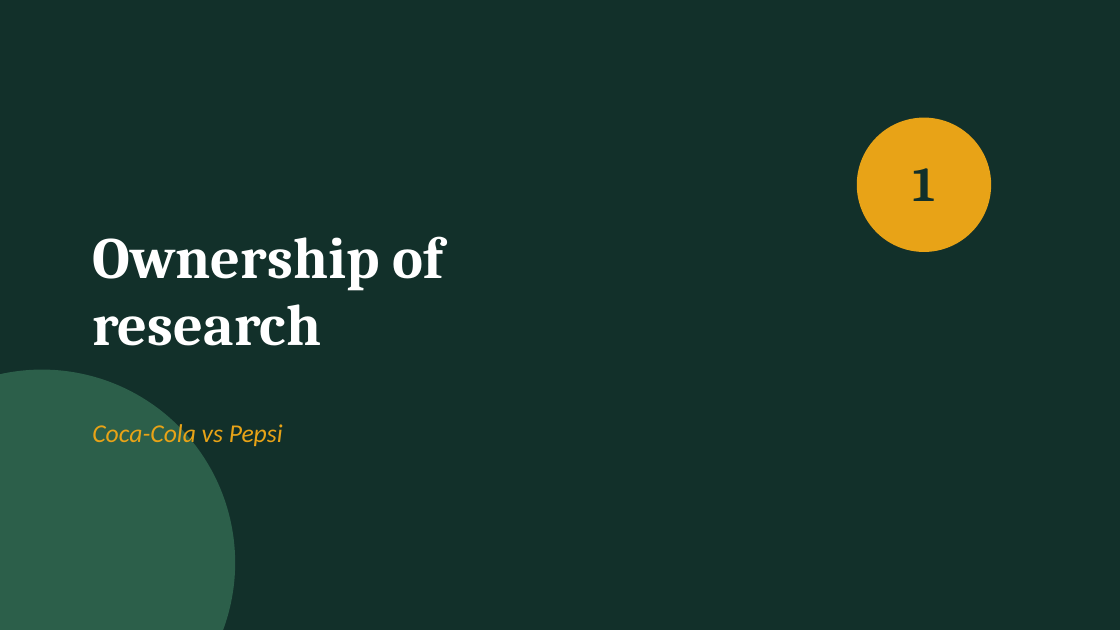
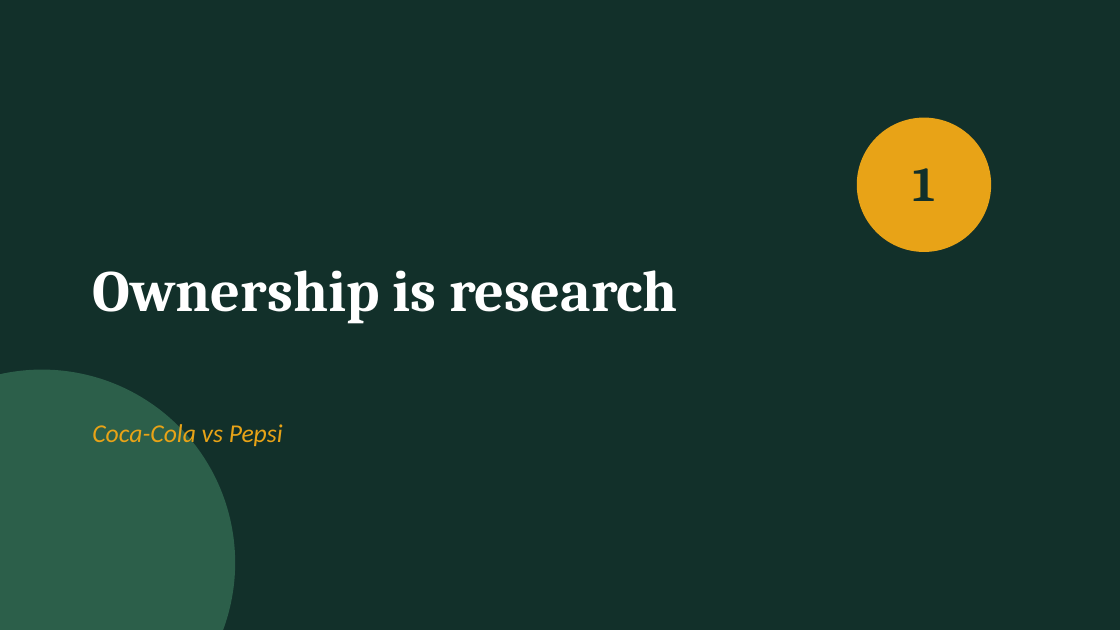
Before and after one commit to RAINigeria/study, a slide deck: slide 15 of iesa.pptx (slide 13 before the commit). Drawn at 1120x630 pixels with LibreOffice and Linux fonts; fonts in the diff are those of the drawing. Boxes give left, top, right and bottom in pixels: in the first picture for what was removed or moved away, otherwise in the second. Text is boxed around its words. In the diff, an @@ line names an element or a change of style, - is before the commit and + after.

```diff
--- a/iesa.pptx
+++ b/iesa.pptx
@@ text at <box>92,270,678,324</box>: text changed @@
-Ownership of
-research
+Ownership is research
```
Also in this commit, not shown: 15 other slides changed, 2 slides added, 1 other file.
